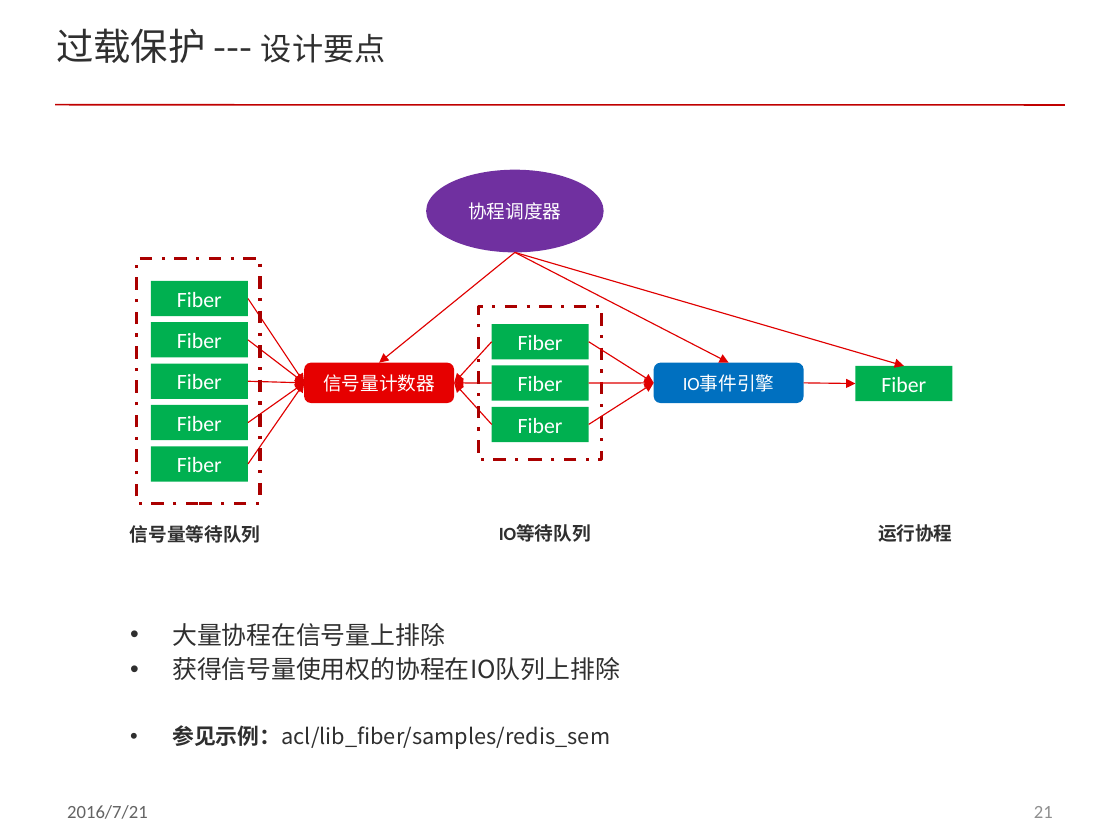
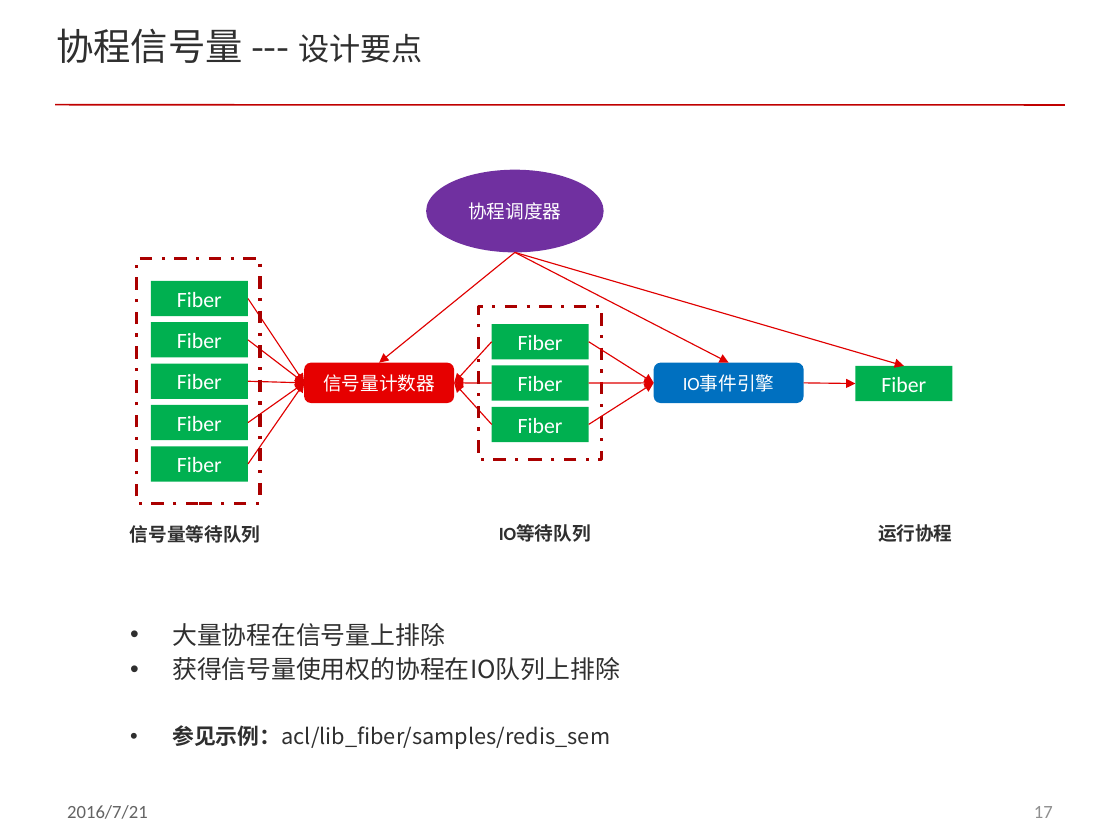
Before and after one commit to ddxflqm/acl, a slide deck: slide 17 of doc/acl_fiber.pptx (slide 21 before the commit). Drawn at 1120x840 pixels with LibreOffice and Linux fonts; fonts in the diff are those of the drawing; background and template pictures are left out. Boxes give left, top, right and bottom in pixels: in the first picture for what was removed or moved away, otherwise in the second. Text is boxed around its words. In the diff, an @@ line names an element or a change of style, - is before the commit and + after.

```diff
--- a/doc/acl_fiber.pptx
+++ b/doc/acl_fiber.pptx
@@ title at [56, 28, 423, 63]: text changed @@
-过载保护 --- 设计要点
+协程信号量 --- 设计要点
@@ page number at [1034, 806, 1053, 818]: text changed @@
-21
+17
```
Also in this commit, not shown: 3 other slides changed, 1 slide added.
